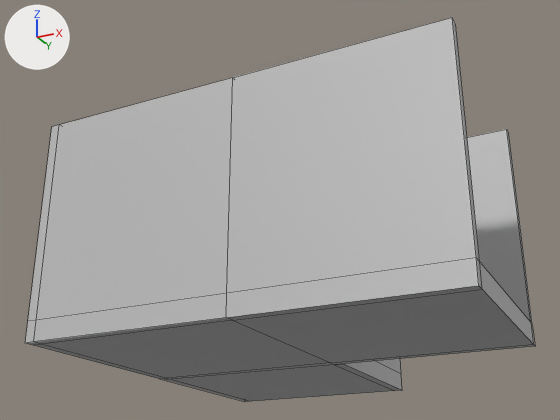
Before and after pictures for a commit that changed the FBX model Assets/Models/Temporary Models/HallwayCorner.fbx.
Camera for both pictures: a 50 mm camera at (0.0208, -0.0631, -0.0161) aimed at (-0.0136, 0.0058, 0.0149). The axes (+X, +Y, +Z) are drawn at upper left. The lights are the same throughout. Mesh edges are drawn as thin lines. Where no turn or scale is listed for an object, it has been applied to the vertices. Vertices at the same position are counted once.

Objects in the first picture: 'L'.
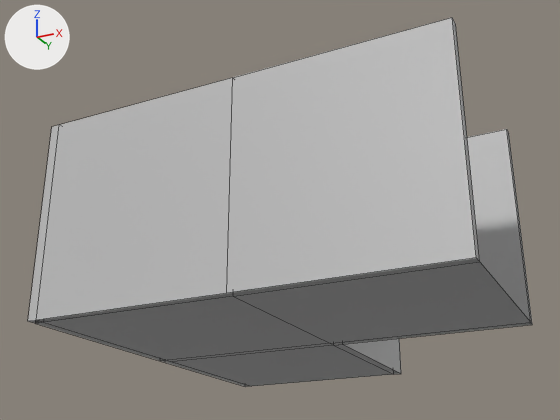
What the commit changed:
me_mesh is used by ob_l; location (0.0, 0.0, 0.0).
me_mesh had 63 vertices, 69 faces and spanned x -0.031..0.01, y -0.011..0.03, z -0.001..0.021.
me_mesh now has 42 vertices, 37 faces and spans x -0.031..0.01, y -0.011..0.03, z 0.001..0.021.
Part 1, on me_mesh:
21 vertices are removed from x -0.031..0.01, y -0.011..0.03, z -0.001.
32 faces are deleted.

Changed parts and their boxes [x1, y1, x2, y2] in the pictures (560 x 420 px):
'L', reshaped
    before: [25, 18, 535, 402]
    after: [28, 18, 532, 387]
part 1 of me_mesh, deleted
    before: [25, 258, 535, 402]
